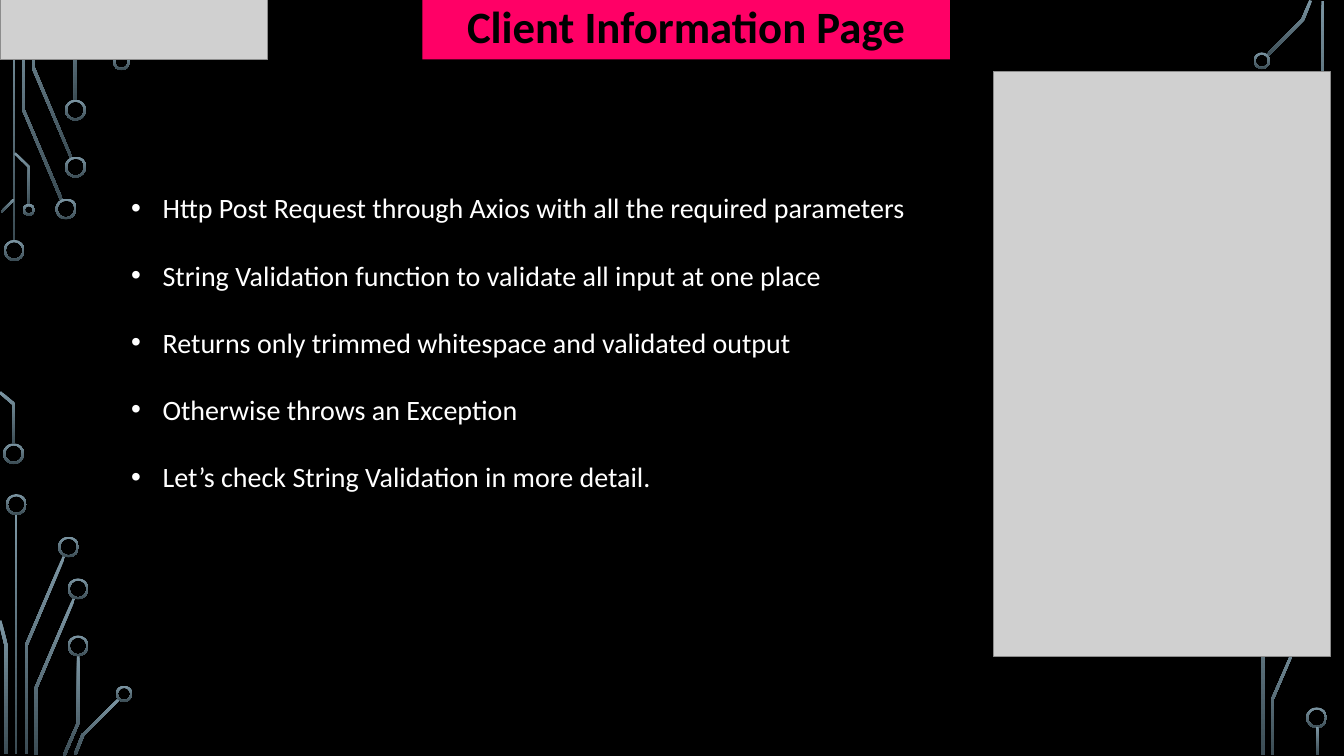
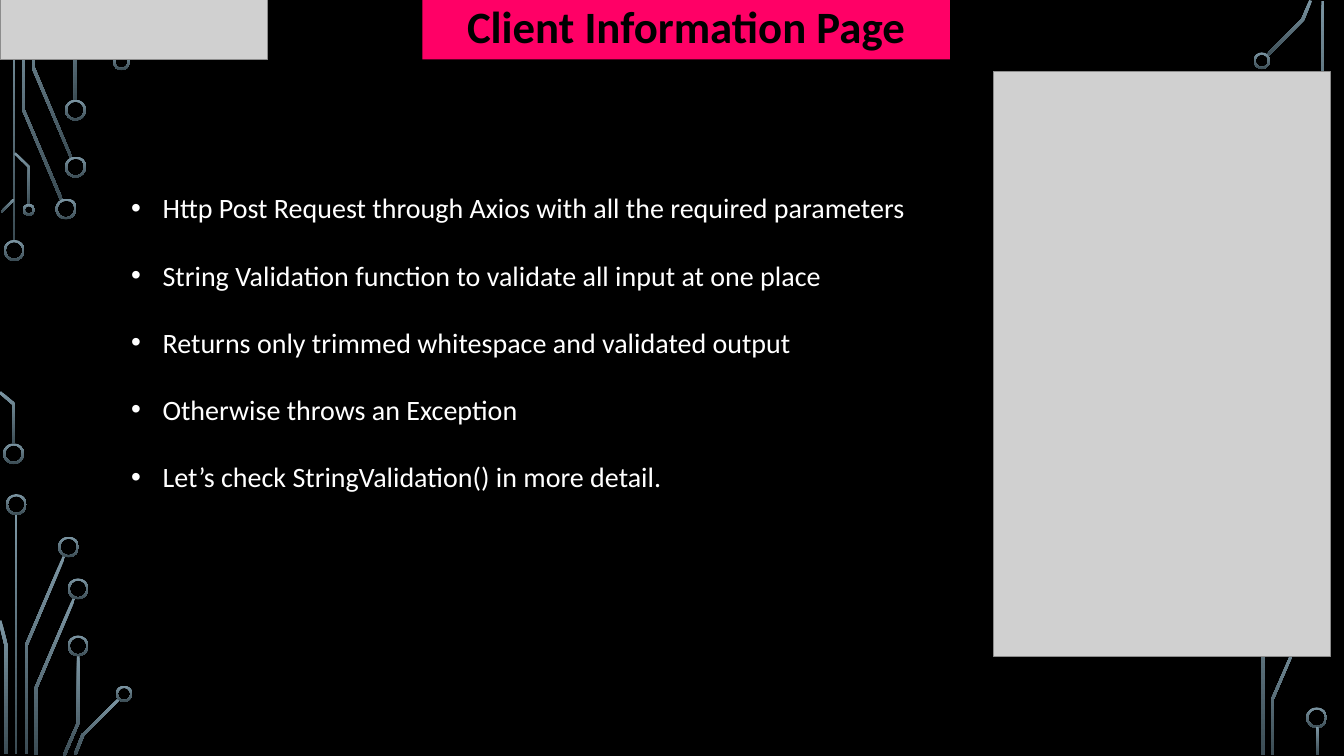
Before and after one commit to dmoradiya/Banking-Application-and-Expenses-Tracker-with-React---C-ASP-.NET-MVC, a slide deck: slide 19 of Planning/Virtual Velocity V1.2.pptx (slide 17 before the commit). Drawn at 1344x756 pixels with LibreOffice and Linux fonts; fonts in the diff are those of the drawing; grey boxes stand for pictures; background and template pictures are left out. Boxes give left, top, right and bottom in pixels: in the first picture for what was removed or moved away, otherwise in the second. Text is boxed around its words. In the diff, an @@ line names an element or a change of style, - is before the commit and + after.

```diff
--- a/Planning/Virtual Velocity V1.2.pptx
+++ b/Planning/Virtual Velocity V1.2.pptx
@@ text at (163, 466, 661, 492): text changed @@
-• Let’s check String Validation in more detail.
+• Let’s check StringValidation() in more detail.
```
Also in this commit, not shown: 2 other slides changed, 2 slides added, 5 other files.
